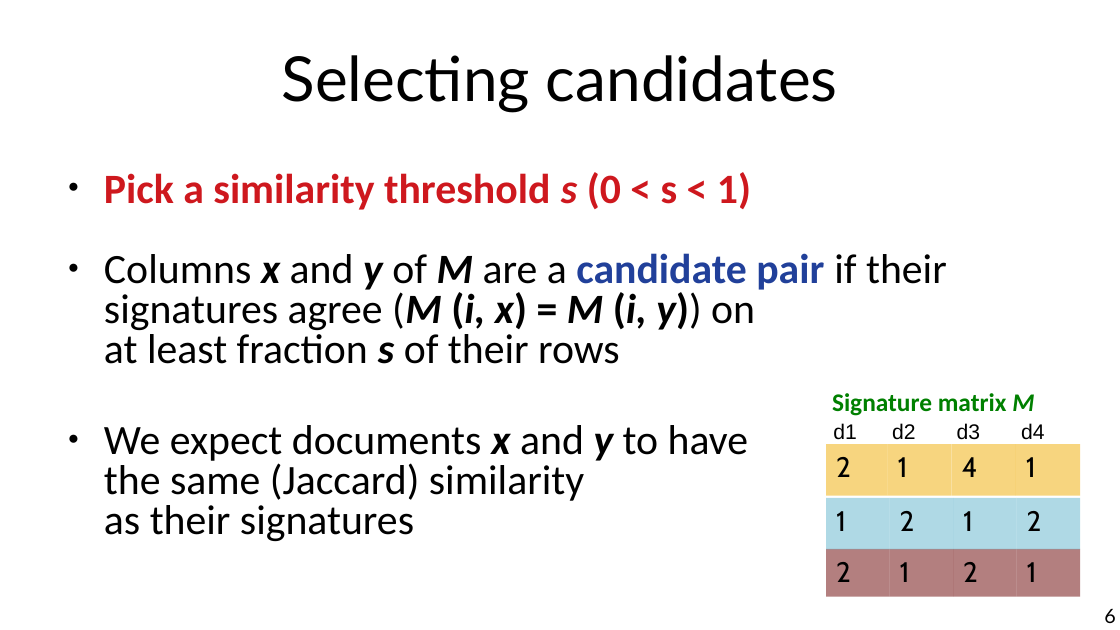
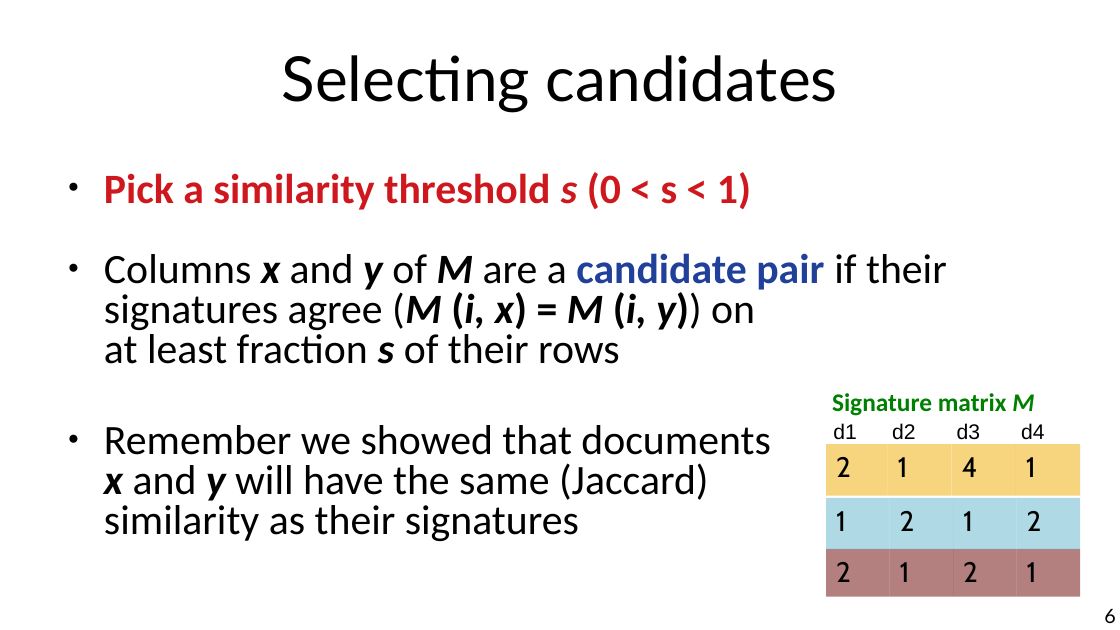
Before and after one commit to chatox/data-mining-course, a slide deck: slide 6 of theory/odp/tt09_locality_sensitive_hashing.odp. Drawn at 1120x630 pixels with LibreOffice and Linux fonts; fonts in the diff are those of the drawing. Boxes give left, top, right and bottom in pixels: in the first picture for what was removed or moved away, otherwise in the second. Text is boxed around its words. In the diff, an @@ line names an element or a change of style, - is before the commit and + after.

```diff
--- a/theory/odp/tt09_locality_sensitive_hashing.odp
+++ b/theory/odp/tt09_locality_sensitive_hashing.odp
@@ text at [104,425,771,541]: text changed @@
-● We expect documents x and y to have
-  the same (Jaccard) similarity
-  as their signatures
+● Remember we showed that documents
+  x and y will have the same (Jaccard)
+  similarity as their signatures
```
Also in this commit, not shown: 4 other slides changed, 5 other files.
